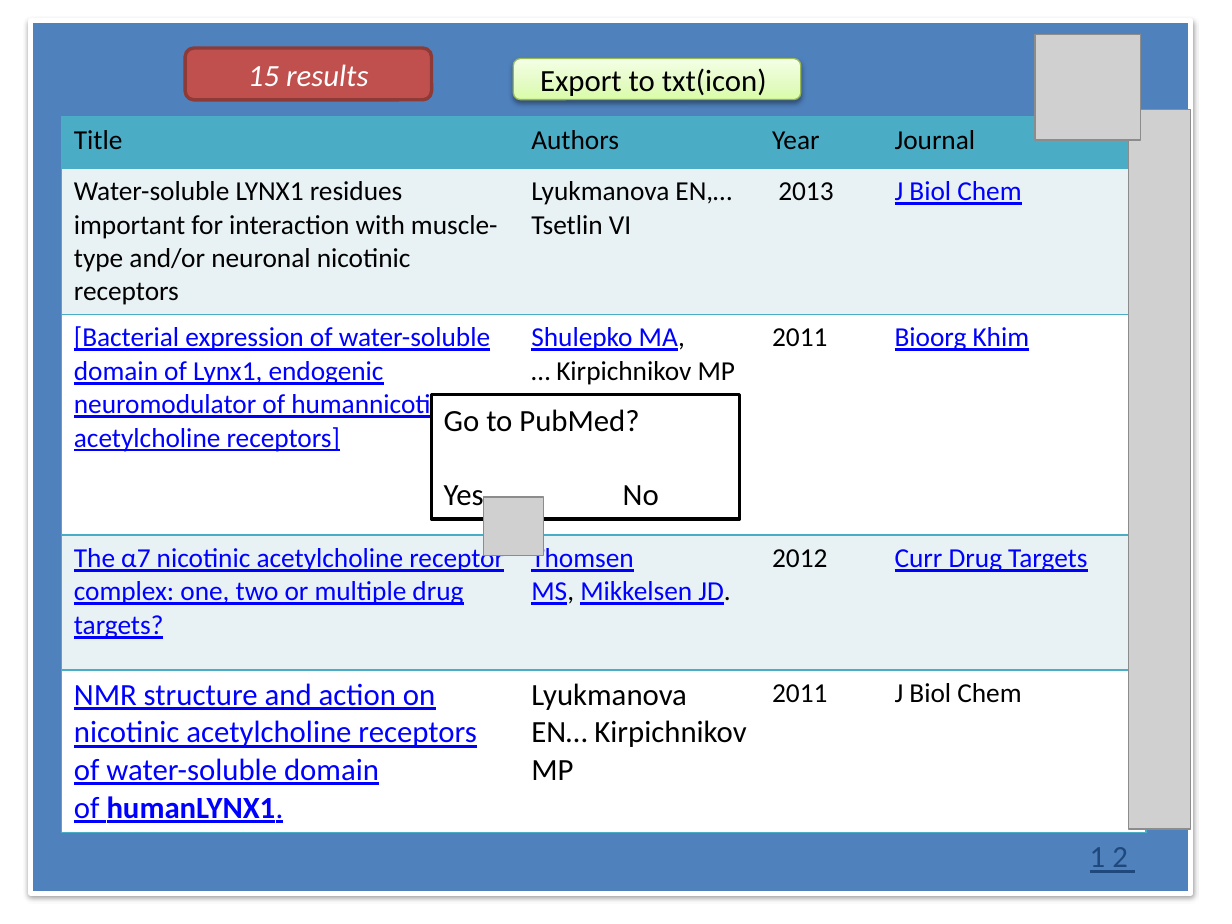
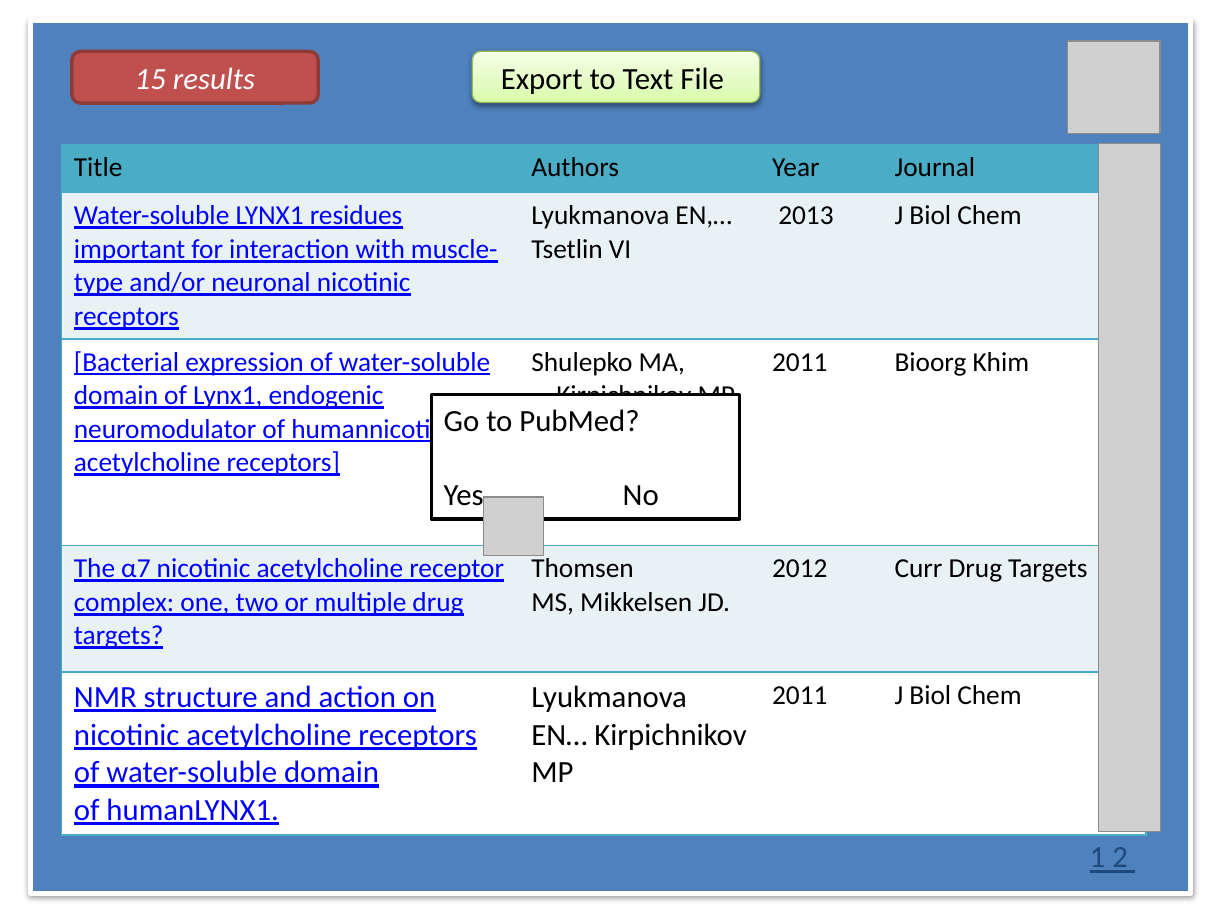
Before and after one commit to bluewood/HighThroughputDataRetrieval, a slide deck: slide 22 of Documents/GUI.pptx. Drawn at 1232x924 pixels with LibreOffice and Linux fonts; fonts in the diff are those of the drawing; grey boxes stand for pictures. Boxes give left, top, right and bottom in pixels: in the first picture for what was removed or moved away, otherwise in the second. Text is boxed around its words. In the diff, an @@ line names an element or a change of style, - is before the commit and + after.

```diff
--- a/Documents/GUI.pptx
+++ b/Documents/GUI.pptx
@@ rounded rectangle "15 results": place and size @@
-rounded rectangle "15 results" at [185, 48, 431, 100]
+rounded rectangle "15 results" at [71, 52, 318, 103]
@@ rounded rectangle "Export to Text File": place and size @@
-rounded rectangle "Export to Text File" at [514, 59, 801, 100]
+rounded rectangle "Export to Text File" at [472, 52, 759, 103]
@@ picture: place and size @@
-picture at [1035, 34, 1141, 140]
+picture at [1068, 41, 1161, 133]
@@ text in rounded rectangle at [501, 67, 724, 94]: text changed @@
-Export to txt(icon)
+Export to Text File
@@ table at [62, 144, 1146, 832] @@
@@ text colour #000000 to #0000FF, underline on in "Water-soluble LYNX1 residues important for interaction with ..." @@
@@ text colour #0000FF to #000000, underline off in "J Biol Chem", "Shulepko MA,", "Bioorg Khim", "Thomsen MS, Mikkelsen JD." and 1 more places @@
@@ bold off in "humanLYNX1." @@
@@ table: place and size @@
-table at [62, 117, 1146, 828]
+table at [62, 144, 1146, 832]
@@ picture: place and size @@
-picture at [1129, 110, 1190, 829]
+picture at [1099, 144, 1161, 832]
```
Also in this commit, not shown: 3 other slides changed, 18 other files.
